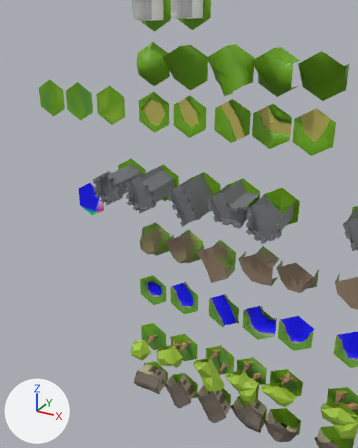
An edit to the glTF model public/assets/models/Hex.glb, drawn before and after from the same camera.
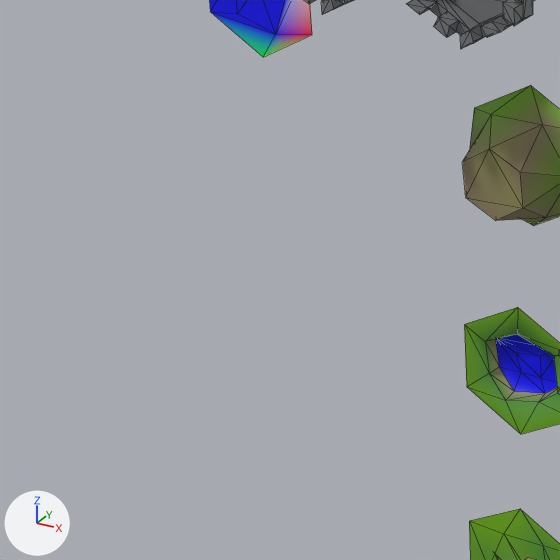
Each version is shown from a 50 mm camera at (3.97, -21.03, 7.17) aimed at (-9.23, 2.96, -4.83), then close up on the part from 8% to 45% of the width and 45% to 75% of the height. The axes (+X, +Y, +Z) are drawn at lower left. The lights are the same throughout. The close-ups show mesh edges as thin lines.

Script lines for the objects in view, before the commit:
```python
me_circle_002 = bpy.data.meshes.new('Circle.002')
me_circle_002.from_pydata(...)  # 24 vertices, 40 faces; spans x -0.87..0.87, y -0.25..-0.05, z -1.0..1.0
me_circle_002.materials.append(mat_defaultmaterial_032)
me_circle_019 = bpy.data.meshes.new('Circle.019')
me_circle_019.from_pydata(...)  # 18 vertices, 28 faces; spans x -0.87..0.87, y -1.2..-0.25, z -1.0..1.0
me_circle_019.materials.append(mat_defaultmaterial_017)
me_circle_112 = bpy.data.meshes.new('Circle.112')
me_circle_112.from_pydata(...)  # 11 vertices, 14 faces; spans x -0.87..0.87, y -0.25, z -1.0..1.0
me_circle_112.materials.append(mat_defaultmaterial_087)
ob_debug = bpy.data.objects.new('Debug', me_circle_112)
ob_debug.location = (-13.16, 0.0, -2.9)
ob_mount_n = bpy.data.objects.new('Mount_N', me_circle_019)
ob_mount_n.location = (-8.87, 0.0, -4.42)
ob_water_n = bpy.data.objects.new('Water_N', me_circle_002)
ob_water_n.location = (-9.15, 0.0, -7.71)
# also in view: 'Wall_E' at (-8.35, -1.4, -1.13); 'Tree_N' at (-9.19, -1.22, -10.95)
```
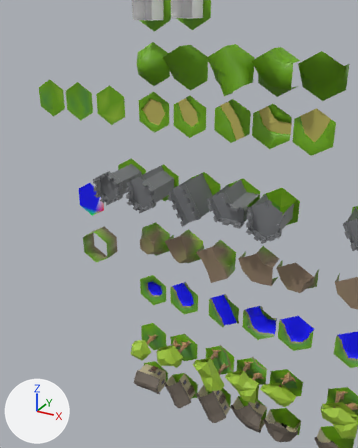
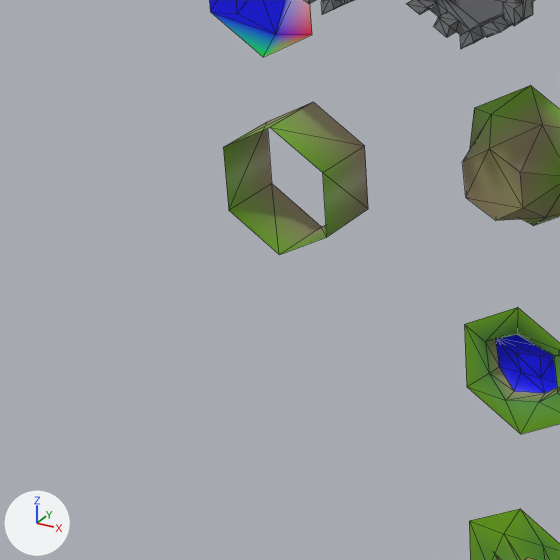
Changed parts and their boxes (x1, y1, x2, y2) in the close-ups (560 x 560 px):
'Edge', added: after (223, 102, 368, 255)

The change, as a list of edits to the scene's bpy script:
```text
Add mat_defaultmaterial_103:
    mat_defaultmaterial_103 = bpy.data.materials.new('DefaultMaterial.103')
    mat_defaultmaterial_103.use_nodes = True; mat_defaultmaterial_103.node_tree.nodes.clear()
    _N = mat_defaultmaterial_103.node_tree.nodes; _L = mat_defaultmaterial_103.node_tree.links
    n0 = _N.new('ShaderNodeOutputMaterial'); n0.name = 'Material Output'
    n1 = _N.new('ShaderNodeBsdfPrincipled'); n1.name = 'Principled BSDF'
    n2 = _N.new('ShaderNodeVertexColor'); n2.name = 'Color Attribute'
    _L.new(n1.outputs[0], n0.inputs[0])  # 'BSDF' to 'Surface'
    _L.new(n2.outputs[0], n1.inputs[0])  # 'Color' to 'Base Color'
Add me_circle_128:
    me_circle_128.from_pydata(...)  # 12 vertices, 12 faces; spans x -0.87..0.87, y -0.25..0.75, z -1.0..1.0
    me_circle_128.materials.append(mat_defaultmaterial_103)
Add ob_edge:
    ob_edge = bpy.data.objects.new('Edge', me_circle_128)
    ob_edge.location = (-13.14, 0.0, -5.95)
```
